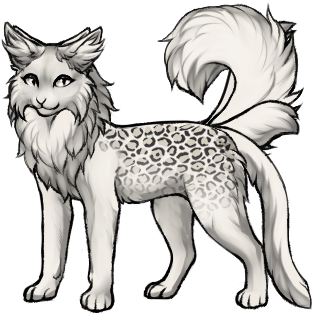
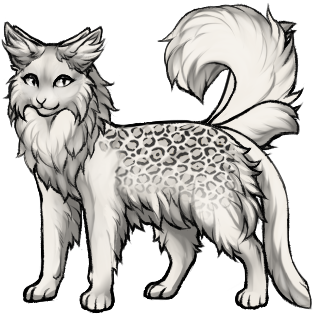
Two versions of the same layered image (315x315). Layer-by-layer changes:
painted on "[красить]" (1st of 21, in "Расцветка" › "леопардовая") over (100, 123, 237, 219)
added layer "[красить]" (2nd of 21, in "Расцветка" › "в полоску") in group "в полоску" over (91, 119, 214, 203)
showed group "v3" (5 layers) over (22, 119, 271, 314)
showed group "v1" (5 layers) over (22, 119, 271, 314)
